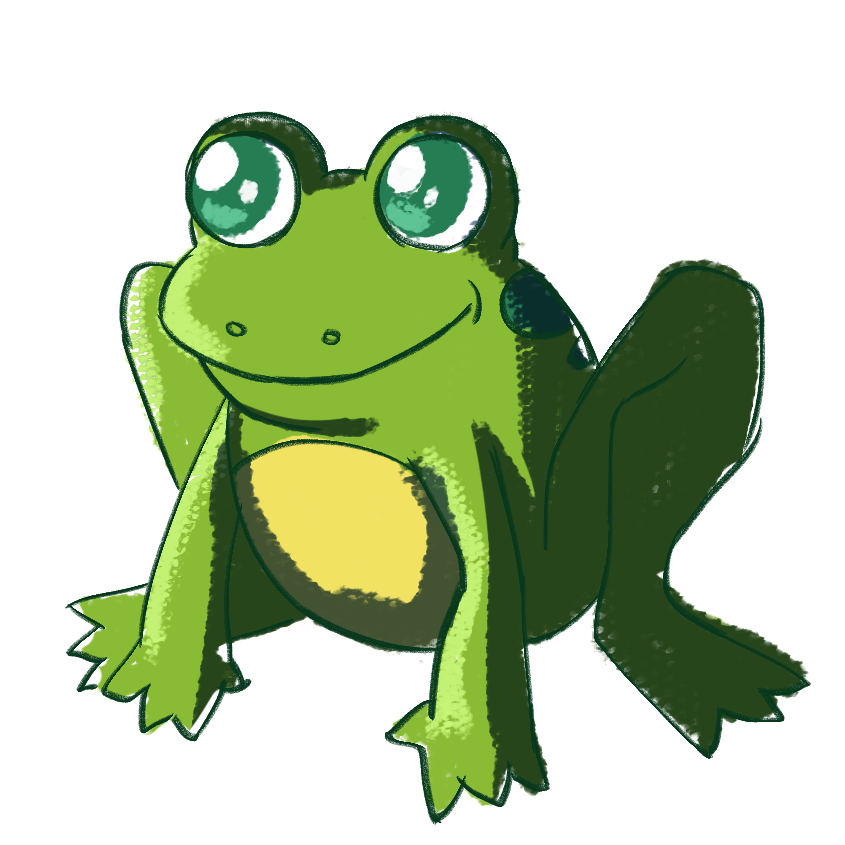
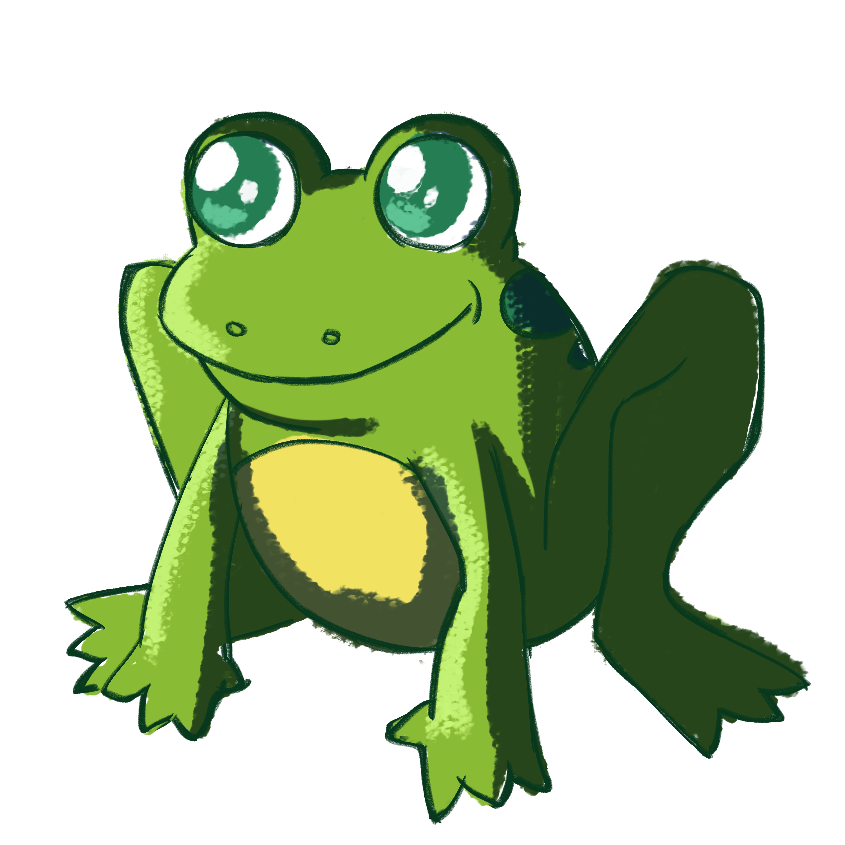
Comparing the layer stacks of the two 845×845 images. Changes:
showed "2" over [64, 110, 808, 819]
showed "1" over [64, 110, 808, 819]
